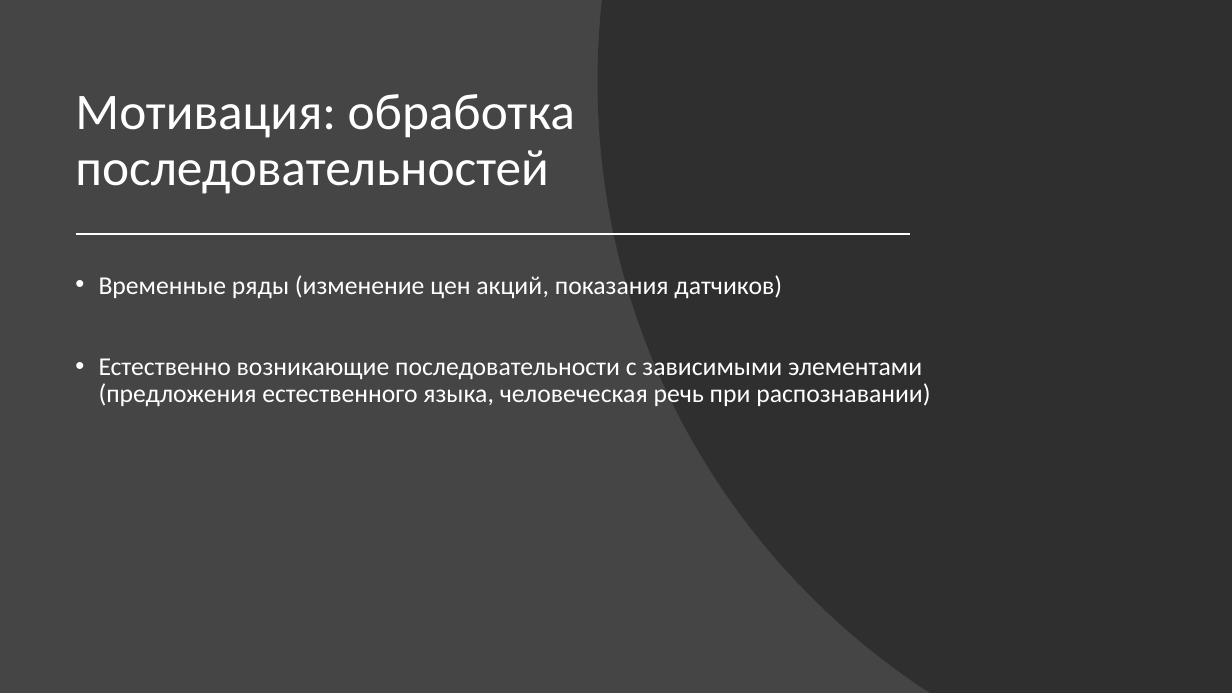
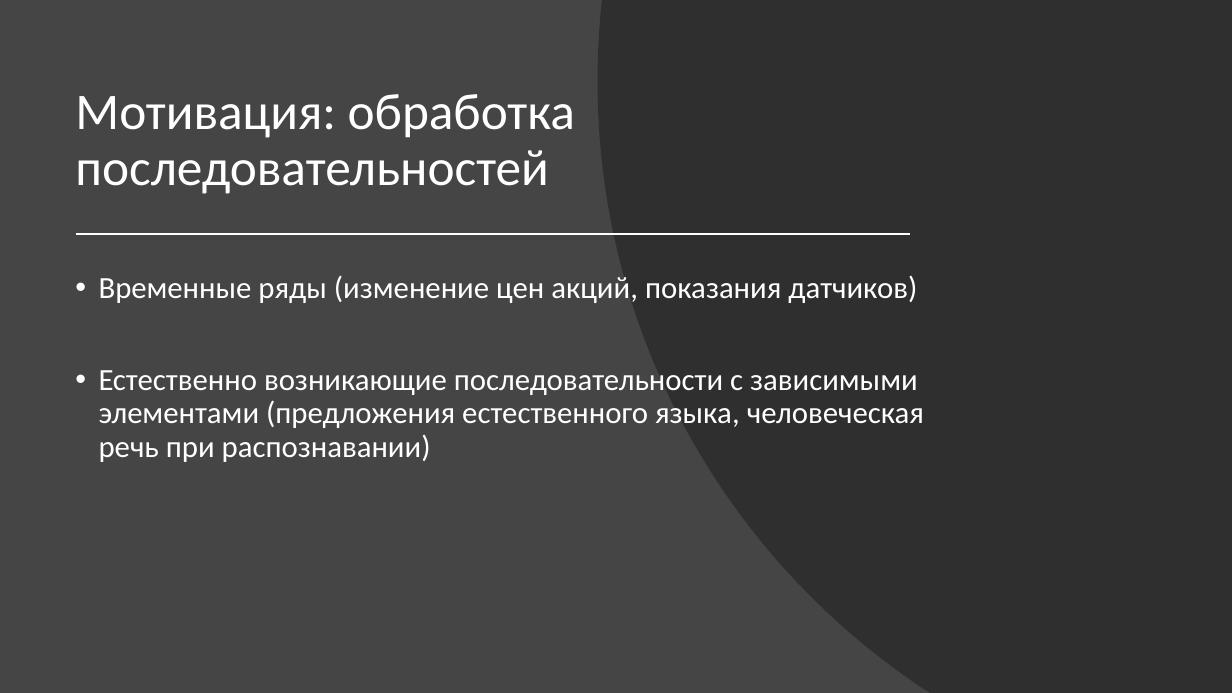
Before and after one commit to nikitapolozok/math_and_computer_science_materials, a slide deck: slide 4 of Рекуррентные нейронные сети.pptx (slide 2 before the commit). Drawn at 1232x693 pixels with LibreOffice and Linux fonts; fonts in the diff are those of the drawing. Boxes give left, top, right and bottom in pixels: in the first picture for what was removed or moved away, otherwise in the second. Text is boxed around its words. In the diff, an @@ line names an element or a change of style, - is before the commit and + after.

```diff
--- a/Рекуррентные нейронные сети.pptx
+++ b/Рекуррентные нейронные сети.pptx
@@ text "Временные ряды (изменение цен акций, ..." at box(99, 276, 924, 462): size 20 to 24 pt @@
```
Also in this commit, not shown: 2 other slides changed, 8 slides added, 6 slides removed.
